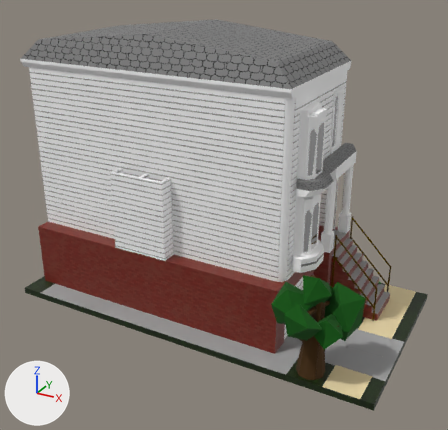
A saved change to the glTF model Gangsta Wizards/Main/BUILDINGS/Residential/R-3/Full House.glb.
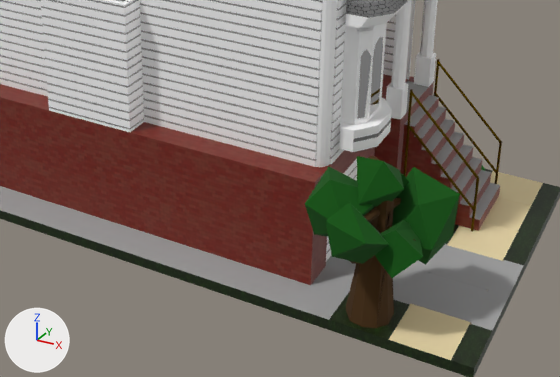
Each version is shown whole from a 50 mm lens placed at (8.06, -24.23, 13.87), pointed at (-4.4, -1.59, 2.55), then close up on the part from 19% to 95% of the width and 42% to 95% of the height. The axes (+X, +Y, +Z) are drawn at lower left. The lights are the same throughout. The last two pictures show the newer version. Where no turn or scale is listed for an object, it has been applied to the vertices.

The older version as bpy lines, for what is in view:
```python
me_cube_009 = bpy.data.meshes.new('Cube.009')
me_cube_009.from_pydata(...)  # 16 vertices, 24 faces; spans x 0.19..2.43, y 0.05..2.81, z -2.21..1.85
me_cube_009.materials.append(mat_col)  # white #e7e7e7
me_cube_020 = bpy.data.meshes.new('Cube.020')
me_cube_020.from_pydata(...)  # 247 vertices, 510 faces; spans x 0.03..1.27, y -4.55..1.25, z -5.21..1.49
# faces by material slot: [423, 31, 56]
me_cube_020.materials.append(mat_white_plaster)  # white #ffffff
me_cube_020.materials.append(mat_reflective_glass)  # white #e7e7e7
me_cube_020.materials.append(mat_shingles)  # picture img_gray_shingles
me_sphere_005 = bpy.data.meshes.new('Sphere.005')
me_sphere_005.from_pydata(...)  # 51 vertices, 78 faces; spans x -1.31..0.33, y -0.78..0.44, z -0.8..0.41
me_sphere_005.materials.append(mat_leaves)  # dark green #015200
ob_leaves = bpy.data.objects.new('Leaves', me_sphere_005)
ob_leaves.parent = ob_3___no_cols
ob_leaves.location = (1.266, -7.656, 4.579)
ob_leaves.rotation_euler = (0.0, 0.0, 1.044)  # degrees (0, 0, 60)
ob_leaves.scale = (-2.25, -2.25, -2.25)
ob_windcol = bpy.data.objects.new('Windcol', me_cube_009)
ob_windcol.location = (0.0, 0.0, 0.0)
ob_windows = bpy.data.objects.new('Windows', me_cube_020)
ob_windows.location = (-0.68, 1.58, 6.61)
# also in view: 'Foundation' at (-5.46, -0.66, -0.51); 'Pillars' at (-0.06, 1.43, 2.79); 'Railings' at (1.35, 1.45, -0.2); 'Trunk' at (1.59, -4.56, 0.03); 'Border Columns' at (-0.67, -0.31, 4.84)
```
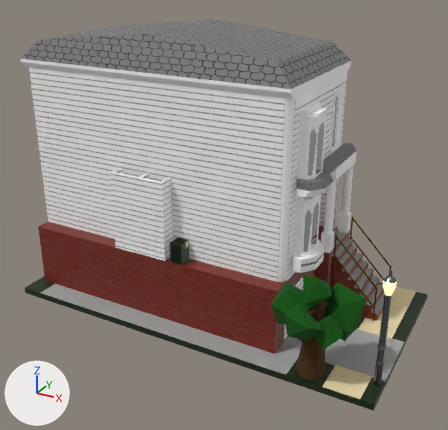
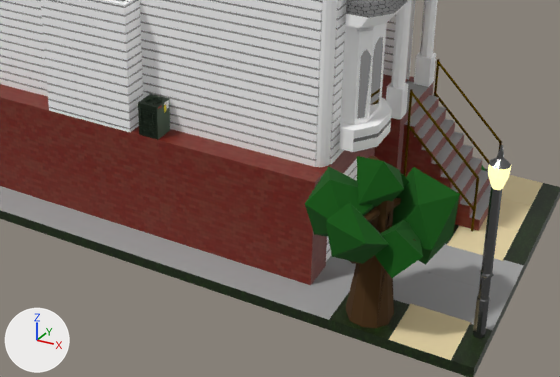
Edits to the scene script, one JSON object a line:
```json
{"op": "add", "block": "mat_namplate", "code": ["mat_namplate = principled_material('Namplate')", "mat_namplate.base_color = (1.0, 1.0, 1.0)  # white #ffffff", "mat_namplate.roughness = 1.0"]}
{"op": "add", "block": "mat_metal_parts", "code": ["mat_metal_parts = principled_material('Metal Parts')", "mat_metal_parts.base_color = (0.042, 0.063, 0.0408)  # dark grey #3a4739", "mat_metal_parts.metallic = 1.0"]}
{"op": "add", "block": "mat_branding", "code": ["mat_branding = principled_material('Branding')", "mat_branding.base_color = (0.343, 0.00177, 0.0)  # red #9e0600", "mat_branding.roughness = 1.0"]}
{"op": "add", "block": "mat_energystar_tag", "code": ["mat_energystar_tag = principled_material('Energystar Tag')", "mat_energystar_tag.base_color = (0.8, 0.642, 0.0)  # yellow #e7d200", "mat_energystar_tag.roughness = 1.0"]}
{"op": "add", "block": "mat_metal_pole", "code": ["mat_metal_pole = principled_material('Metal Pole')", "mat_metal_pole.base_color = (0.197, 0.197, 0.197)  # grey #7b7b7b", "mat_metal_pole.metallic = 1.0", "mat_metal_pole.roughness = 0.25"]}
{"op": "add", "block": "mat_light_material___streetlight", "code": ["mat_light_material___streetlight = principled_material('Light Material - Streetlight')", "mat_light_material___streetlight.base_color = (0.8, 0.779, 0.204)  # yellow #e7e47d", "mat_light_material___streetlight.emission_color = (1.0, 0.926, 0.491)  # beige #fff7ba", "mat_light_material___streetlight.emission_strength = 1.0"]}
{"op": "add", "block": "me_cube_018", "code": ["me_cube_018 = bpy.data.meshes.new('Cube.018')", "me_cube_018.from_pydata(...)  # 834 vertices, 2099 faces; spans x -0.305..0.308, y -0.305..0.305, z -0.476..0.476", "# faces by material slot: [2039, 24, 24, 12]", "me_cube_018.materials.append(mat_metal_parts)  # dark grey #3a4739", "me_cube_018.materials.append(mat_branding)  # red #9e0600", "me_cube_018.materials.append(mat_namplate)  # white #ffffff", "me_cube_018.materials.append(mat_energystar_tag)  # yellow #e7d200"]}
{"op": "add", "block": "me_cylinder_005", "code": ["me_cylinder_005 = bpy.data.meshes.new('Cylinder.005')", "me_cylinder_005.from_pydata(...)  # 94 vertices, 184 faces; spans x -0.25..0.24, y -0.24..0.24, z -2.16..3.06", "# faces by material slot: [138, 46]", "me_cylinder_005.materials.append(mat_metal_pole)  # grey #7b7b7b", "me_cylinder_005.materials.append(mat_light_material___streetlight)  # yellow #e7e47d, glowing beige #fff7ba"]}
{"op": "add", "block": "ob_cu", "code": ["ob_cu = bpy.data.objects.new('CU', me_cube_018)", "ob_cu.location = (-5.37, -3.86, 1.48)"]}
{"op": "add", "block": "ob_streetlight", "code": ["ob_streetlight = bpy.data.objects.new('Streetlight', me_cylinder_005)", "ob_streetlight.location = (3.82, -4.01, 0.04)"]}
```

Pixel boxes [x1, y1, x2, y2] of what changed, in the close-ups (560 x 377 px):
```json
{"object": "Streetlight", "change": "added", "after": [473, 145, 511, 339], "faces in mat_metal_pole (grey #7b7b7b)": [473, 145, 511, 339], "faces in mat_light_material___streetlight (yellow #e7e47d, glowing beige #fff7ba)": [488, 165, 511, 190]}
{"object": "CU", "change": "added", "after": [138, 94, 170, 140], "faces in mat_metal_parts (dark grey #3a4739)": [138, 94, 170, 140]}
```
